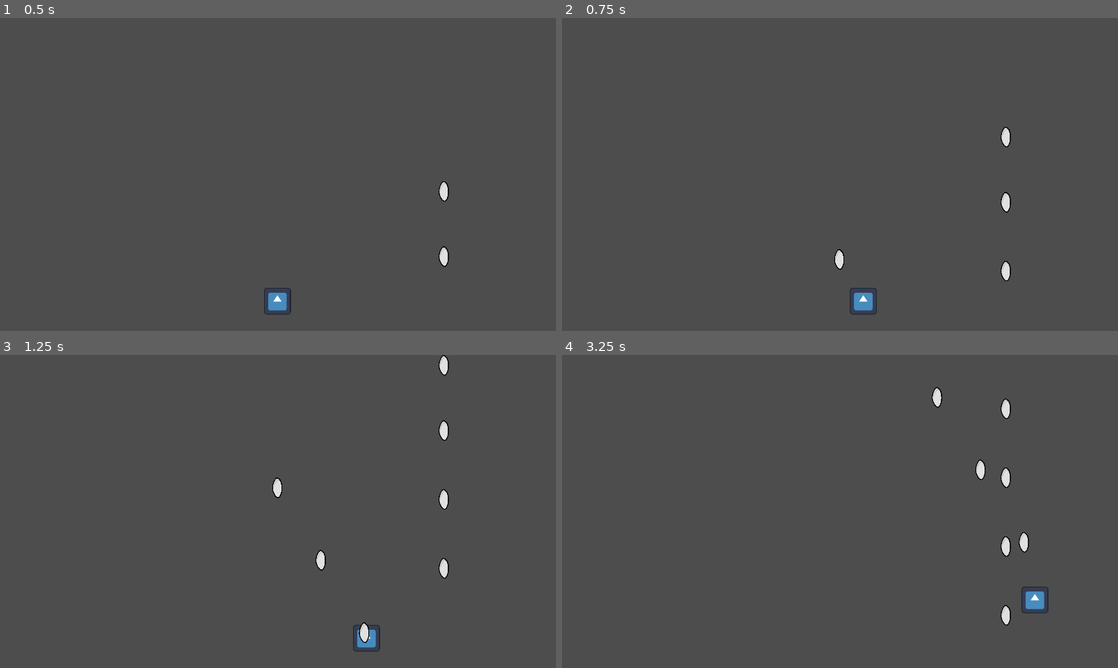
Above: before the commit, frames 1-4 (two rows, left to right).
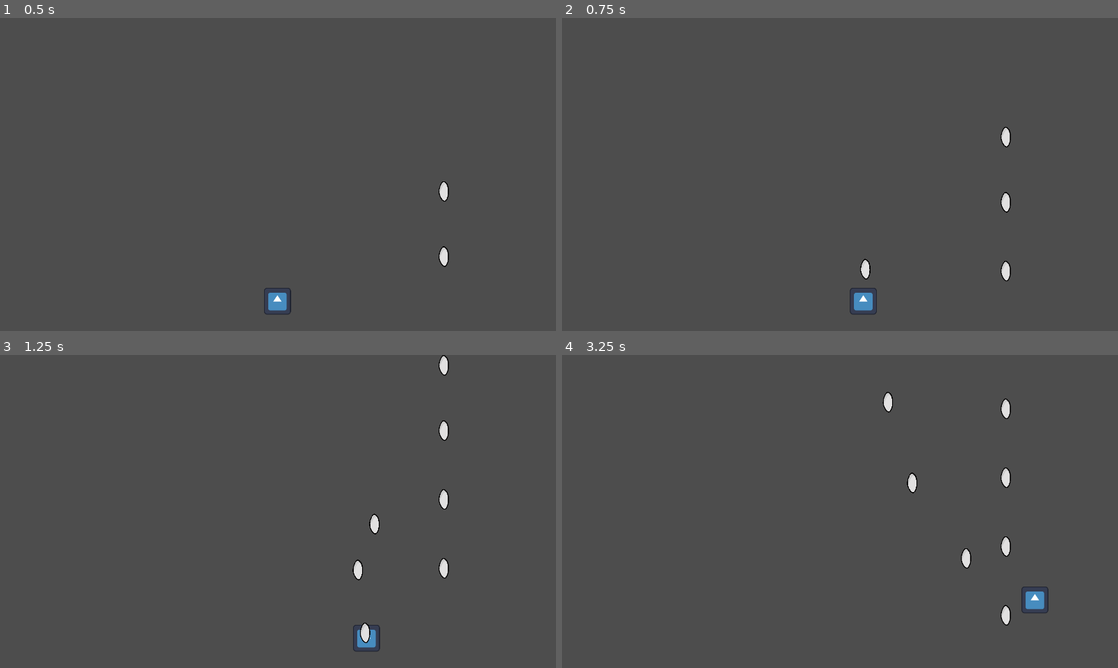
Above: after the commit, the same moments.

Repository: kaito002/bullet-hell-5
Game: Godot game, scene res://scenes/main.tscn
Same seed, same stepped clock (60 frames per second), same inputs: the game is played once before the commit and once after it. The engine's default icon, where the game draws it, is replaced by a stand-in: a white triangle on a blue panel in a dark square.
Inputs (mouse positions are in pixels of both pictures, inside the frame that each line leads up to):
- Up to frame 1 (0.5 s): no input
- Up to frame 2 (0.75 s): move the mouse to (962, 158) at 0.52 s; hold D (right) from 0.53 s (still down); hold Space (fire) from 0.53 s (still down)
- Up to frame 3 (1.25 s): keep holding D (right); keep holding Space (fire)
- Up to frame 4 (3.25 s): move the mouse to (728, 527) at 1.27 s; release D (right) at 1.28 s; release Space (fire) at 1.28 s; hold S (down) 1.28-2.03 s; tap Space (fire) at 1.35, 2.85 s; move the mouse to (895, 442) at 2.02 s; hold D (right) 2.03-2.78 s; hold Space (fire) 2.03-2.78 s; move the mouse to (812, 574) at 2.77 s; hold W (up) from 2.78 s (still down)

Frame 1 is identical in both runs. In frame 2, 0.2% of the frame differs, in the area x 49-56%, y 73-84%; in frame 3, 0.4%; in frame 4, 0.6%, in the area x 57-84%, y 10-69%.

Commit message:
player weapon fires in mouse direction

Diff:
--- a/scenes/enemies/spawner.gd
+++ b/scenes/enemies/spawner.gd
@@ -2,6 +2,7 @@
 
 @export var fire_rate: float = 1.0
 var debounce: Timer
+var direction: Vector2 = Vector2.UP
 @onready var weapon = $weapon
 
 func _ready():
@@ -15,7 +16,7 @@
 	if is_on_cooldown(): return
 	debounce.start()
 
-	weapon.fire()
+	weapon.fire(direction)
 
 func is_on_cooldown():
 	return !debounce.is_stopped()
--- a/scenes/player/player_movement.gd
+++ b/scenes/player/player_movement.gd
@@ -13,4 +13,5 @@
 	move_and_slide()
 
 func fire():
-	weapon.fire()
+	var mouse_direction = global_position.direction_to(get_global_mouse_position())
+	weapon.fire(mouse_direction)
--- a/scenes/weapons/bullet.gd
+++ b/scenes/weapons/bullet.gd
@@ -2,6 +2,7 @@
 extends Node2D
 
 @export var speed: float = 750.0
+var direction: Vector2 = Vector2.UP
 
 func _physics_process(delta):
-	position += Vector2.UP * speed * delta
+	position += direction * speed * delta
--- a/scenes/weapons/weapon.gd
+++ b/scenes/weapons/weapon.gd
@@ -4,12 +4,15 @@
 @export var bullet_scene: PackedScene
 @onready var debounce: Timer = $debounce
 
-func fire():
+var direction: Vector2 = Vector2.UP
+
+func fire(target_direction: Vector2):
 	if is_on_cooldown(): return
 	debounce.start()
 
 	var bullet: Bullet = bullet_scene.instantiate()
 	bullet.global_position = global_position
+	bullet.direction = target_direction
 	get_tree().root.add_child.call_deferred(bullet, true)
 
 func is_on_cooldown():
